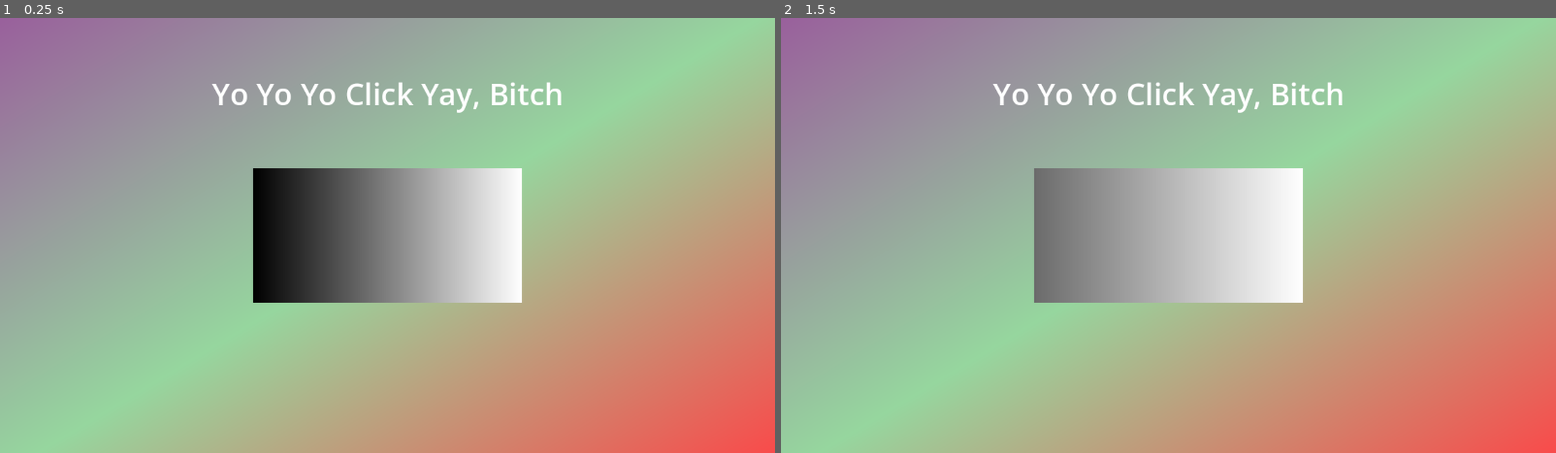
Above: before the commit, frames 1-2 (left to right).
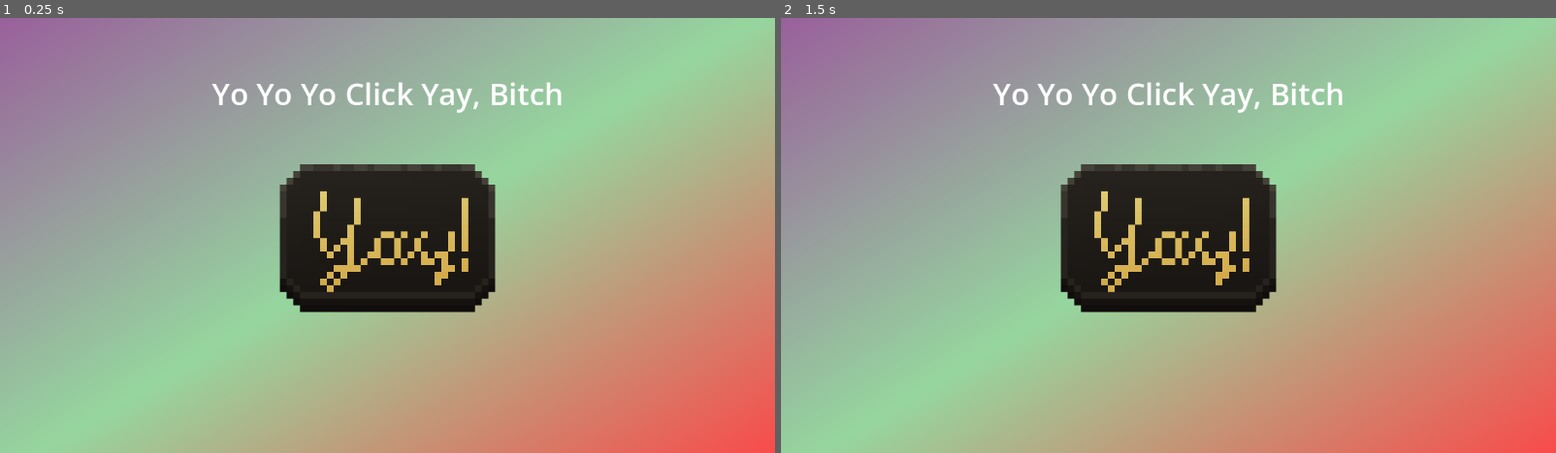
Above: after the commit, the same moments.

Repository: Canopenerdude/GameRaid1
Game: Godot game, scene res://Yay_Main.tscn
Same seed, same stepped clock (60 frames per second), same inputs: the game is played once before the commit and once after it. The project has no main scene, so this scene is started directly.
Inputs (mouse positions are in pixels of both pictures, inside the frame that each line leads up to; where the layout moved, square brackets give the same spot in the first picture):
- Up to frame 1 (0.25 s): no input
- Up to frame 2 (1.5 s): click (1168, 239) [1168, 235] at 0.5 s; click (1168, 239) [1168, 235] at 1.25 s

The runs differ from the first frame. In frame 1, 11% of the frame differs, in the area x 32-68%, y 33-68%; in frame 2, 11%.

Commit message:
Yay it works

Diff:
--- a/click-yay!/Yay_Main.tscn
+++ b/click-yay!/Yay_Main.tscn
@@ -1,6 +1,8 @@
 [gd_scene format=3 uid="uid://cr43g1l8rniiu"]
 
+[ext_resource type="Texture2D" uid="uid://ct3iki7engpgn" path="res://yay-button-normal.png" id="1_sfphs"]
 [ext_resource type="Script" uid="uid://bpcjq0jxyqmcq" path="res://texture_button.gd" id="1_sqhn2"]
+[ext_resource type="Texture2D" uid="uid://ddq1rsf44jqbn" path="res://yay-button-pressed.png" id="2_2jjgh"]
 [ext_resource type="AudioStream" uid="uid://2ylrd2irkmgf" path="res://Audio/youwon.wav" id="2_4wdan"]
 
 [sub_resource type="Gradient" id="Gradient_4wdan"]
@@ -12,29 +14,6 @@
 width = 1182
 height = 714
 fill_to = Vector2(1, 1)
-
-[sub_resource type="Gradient" id="Gradient_sct8f"]
-
-[sub_resource type="GradientTexture2D" id="GradientTexture2D_3lrss"]
-gradient = SubResource("Gradient_sct8f")
-width = 400
-height = 200
-
-[sub_resource type="Gradient" id="Gradient_3lrss"]
-colors = PackedColorArray(0, 0.8901961, 0, 1, 0, 0.3833332, 1, 1)
-
-[sub_resource type="GradientTexture2D" id="GradientTexture2D_sqhn2"]
-gradient = SubResource("Gradient_3lrss")
-width = 400
-height = 200
-
-[sub_resource type="Gradient" id="Gradient_sqhn2"]
-colors = PackedColorArray(0.42, 0.42, 0.42, 1, 1, 1, 1, 1)
-
-[sub_resource type="GradientTexture2D" id="GradientTexture2D_4wdan"]
-gradient = SubResource("Gradient_sqhn2")
-width = 400
-height = 200
 
 [sub_resource type="LabelSettings" id="LabelSettings_sqhn2"]
 font_size = 45
@@ -48,20 +27,21 @@
 [node name="Camera2D" type="Camera2D" parent="." unique_id=994944958]
 
 [node name="TextureButton" type="TextureButton" parent="." unique_id=309436364]
+texture_filter = 1
 anchors_preset = 8
 anchor_left = 0.5
 anchor_top = 0.5
 anchor_right = 0.5
 anchor_bottom = 0.5
-offset_left = -200.0
-offset_top = -100.0
-offset_right = 200.0
-offset_bottom = 100.0
+offset_left = -160.0
+offset_top = -106.0
+offset_right = -128.0
+offset_bottom = -84.0
 grow_horizontal = 2
 grow_vertical = 2
-texture_normal = SubResource("GradientTexture2D_3lrss")
-texture_pressed = SubResource("GradientTexture2D_sqhn2")
-texture_hover = SubResource("GradientTexture2D_4wdan")
+scale = Vector2(10, 10)
+texture_normal = ExtResource("1_sfphs")
+texture_pressed = ExtResource("2_2jjgh")
 script = ExtResource("1_sqhn2")
 
 [node name="Alex_Sound" type="AudioStreamPlayer2D" parent="." unique_id=315060128]
Not shown, added: click-yay!/yay-button-normal.png.import
Not shown, added: click-yay!/yay-button-pressed.png.import
